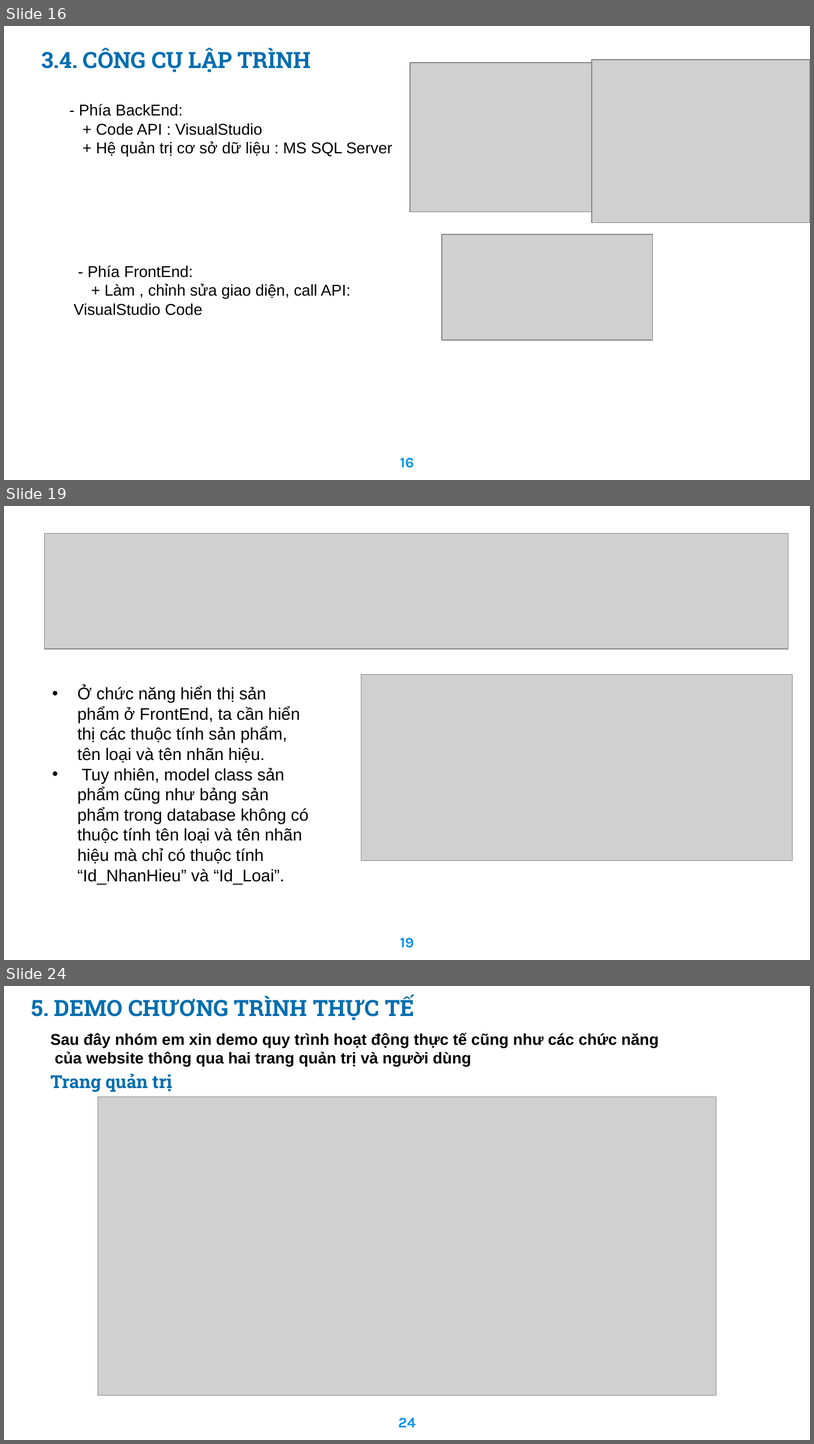
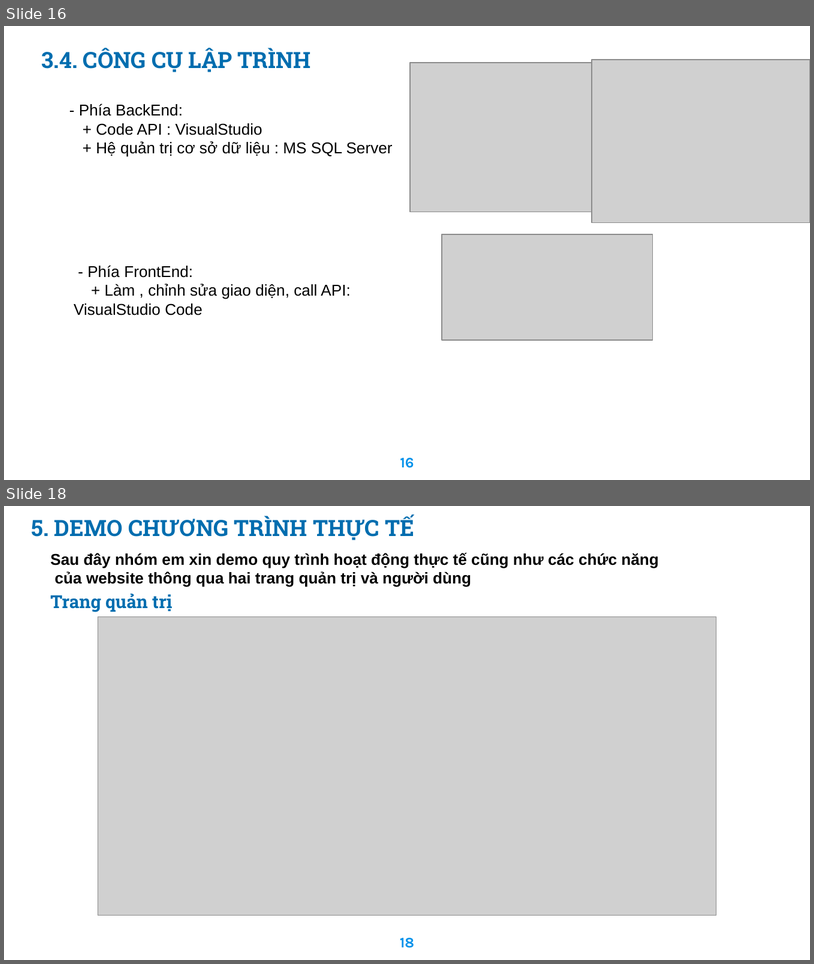
Before and after one commit to haitran2000/Ecommerce-Fashion-Website, a slide deck: Do An Tot Nghiep.pptx. Shown one above the other, each under a label of ours: slides 16, 19 and 24 before the commit, slides 16 and 18 after it; the slides between them are not shown. The pictures are 814x1444 and 814x964 pixels, drawn with LibreOffice and Linux fonts; fonts in the diff are those of the drawing; grey boxes stand for pictures; background and template pictures are left out. Boxes give left, top, right and bottom in pixels: in the first picture for what was removed or moved away, otherwise in the second. Text is boxed around its words. In the diff, an @@ line names an element or a change of style, - is before the commit and + after.

```diff
--- a/Do An Tot Nghiep.pptx
+++ b/Do An Tot Nghiep.pptx
@@ slide 19 removed at (4,506,810,960), background picture (left out) @@
@@ picture removed at (44,534,789,649) @@
@@ picture removed at (361,675,792,861) @@
@@ text removed at (77,686,309,884) @@
-• Ở chức năng hiển thị sản phẩm ở FrontEnd, ta cần hiển thị các thuộc tính sản phẩm, tên loại và tên nhãn hiệu.
-• Tuy nhiên, model class sản phẩm cũng như bảng sản phẩm trong database không có thuộc tính tên loại và tên nhãn hiệu mà chỉ có thuộc tính “Id_NhanHieu” và “Id_Loai”.
@@ page number removed at (400,937,414,948) @@
-19
@@ what was slide 24 is now slide 18 @@
@@ page number at (400,937,414,948): text changed @@
-24
+18
```
Also in this commit, not shown: 4 slides changed, 5 other slides removed, 16 other files.
